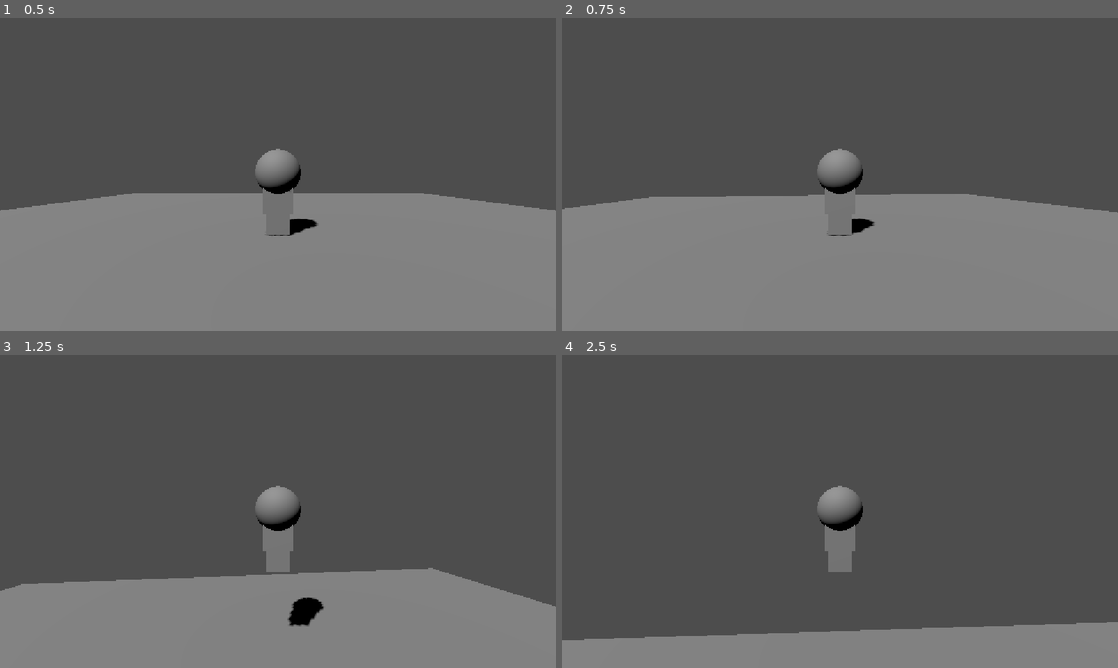
Above: before the commit, frames 1-4 (two rows, left to right).
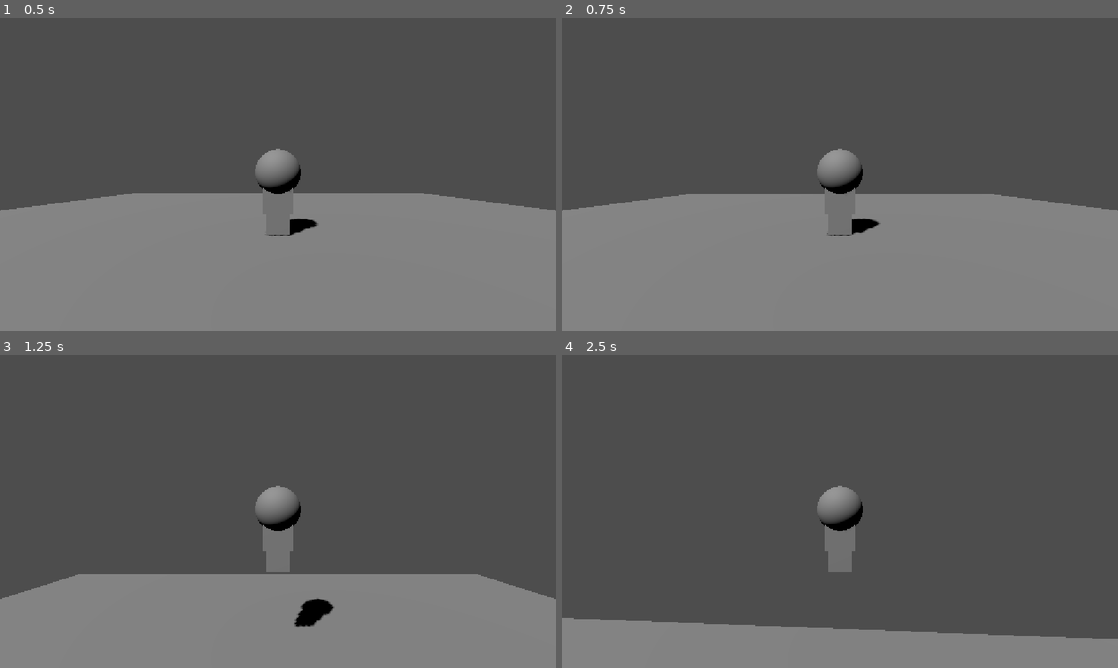
Above: after the commit, the same moments.

Repository: kkibbey/project-curio
Game: Godot game, scene res://scenes/playground.tscn
Two runs of this game, one before a commit and one after it. Both use one fixed random seed, a clock stepped at 60 frames per second and the inputs below.
Inputs (mouse positions are in pixels of both pictures, inside the frame that each line leads up to):
- Up to frame 1 (0.5 s): no input
- Up to frame 2 (0.75 s): move the mouse to (867, 174) at 0.52 s; hold W (move_forward) from 0.53 s (still down)
- Up to frame 3 (1.25 s): keep holding W (move_forward); tap Space (jump) at 0.77 s
- Up to frame 4 (2.5 s): keep holding W (move_forward); move the mouse to (812, 511) at 1.27 s; tap Space (jump) at 1.52 s; move the mouse to (851, 505) at 2.02 s

Frame 1 is identical in both runs. In frame 2, 0.6% of the frame differs, in the area x 0-100%, y 42-70%; in frame 3, 1.7%; in frame 4, 3.2%, in the area x 0-100%, y 46-92%.

Commit message:
fix camera snapping

Diff:
--- a/scripts/player.gd
+++ b/scripts/player.gd
@@ -11,6 +11,7 @@
 var last_safe_position: Vector3
 var air_jump_available: bool = true
 var gravity: float = ProjectSettings.get_setting("physics/3d/default_gravity")
+var ignore_next_mouse_motion: bool = true
 
 @onready var camera_rig: Node3D = $CameraRig
 
@@ -22,6 +23,10 @@
 
 func _unhandled_input(event: InputEvent) -> void:
 	if event is InputEventMouseMotion:
+		if ignore_next_mouse_motion:
+			ignore_next_mouse_motion = false
+			return
+
 		rotate_y(-event.relative.x * mouse_sensitivity)
 
 		camera_rig.rotate_x(-event.relative.y * mouse_sensitivity)
